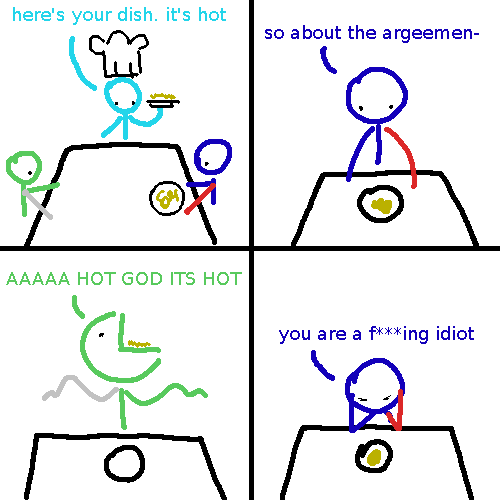
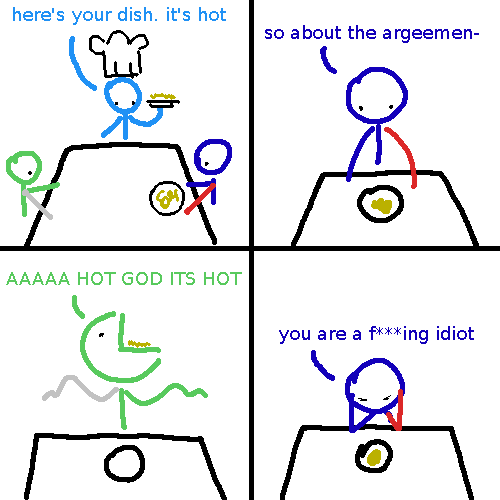
Revision of a layered 500×500 image; what changed, layer by layer:
painted on "here's your dish. it's hot" over left=13, top=7, right=226, bottom=25
painted on "Background" over left=69, top=36, right=163, bottom=140
